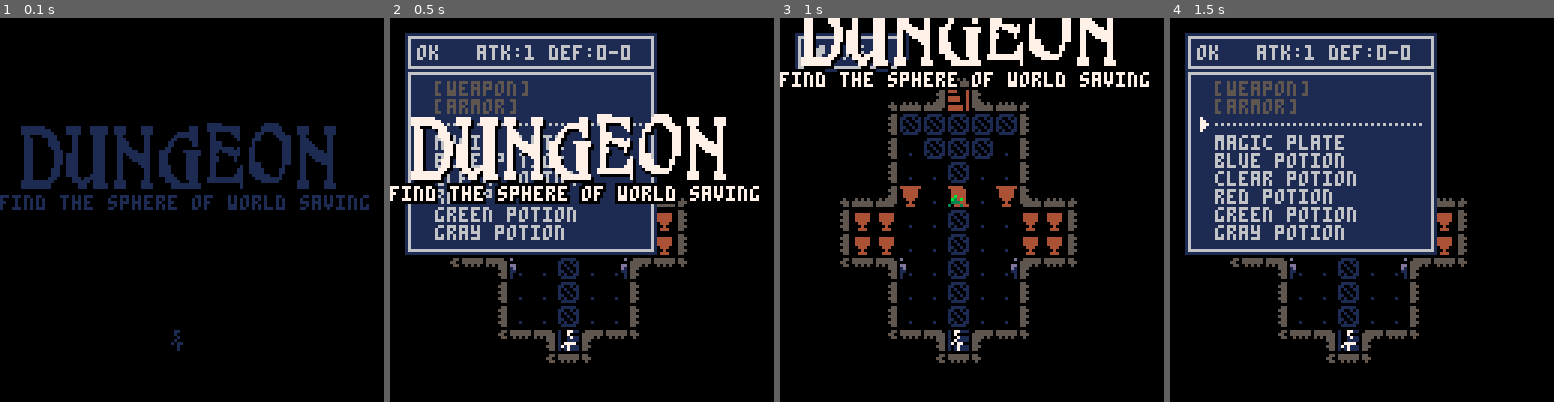
Above: before the commit, frames 1-4 (left to right).
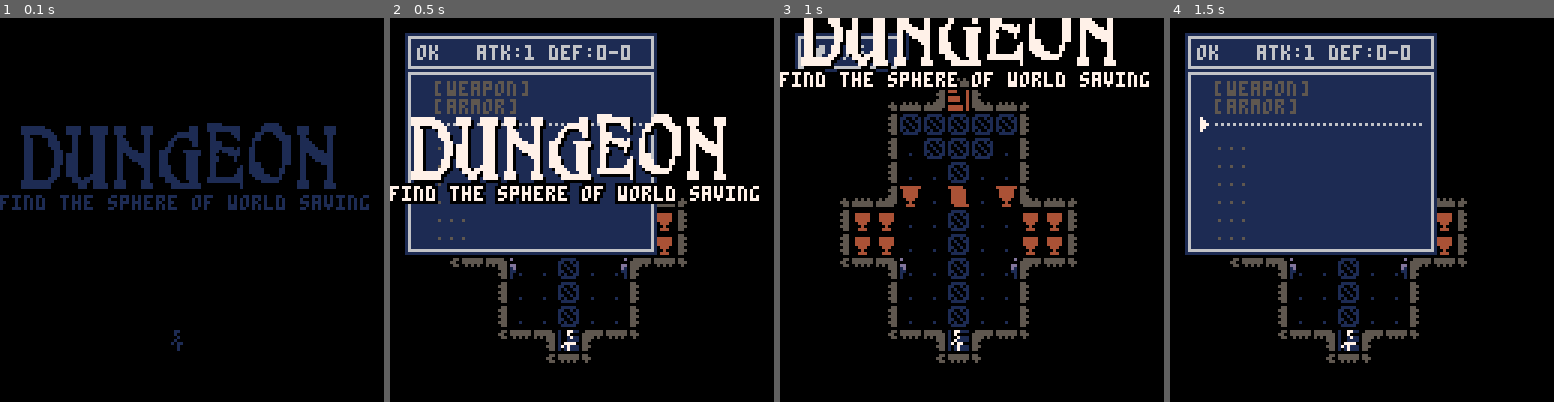
Above: after the commit, the same moments.

Repository: Aeklad/pico8
Game: PICO-8 cartridge rogue.p8
The game is run twice, just before and just after one commit, with the same random seed, the same clock (stepped at 60 frames per second) and the same inputs.
Inputs:
- Up to frame 1 (0.1 s): no input
- Up to frame 2 (0.5 s): tap X (X key) at 0.33 s
- Up to frame 3 (1 s): tap O (Z key) at 0.7 s
- Up to frame 4 (1.5 s): tap X (X key) at 1.07 s

Frame 1 is identical in both runs. In frame 2, 2.0% of the frame differs, in the area x 11-49%, y 30-58%; in frame 3, less than 0.1%; in frame 4, 3.6%.

Commit message:
slime divides

Diff:
--- a/rogue.p8
+++ b/rogue.p8
@@ -41,8 +41,8 @@
 function _update60()
  t+=1
  _upd()
+ dohpwind()
  dofloats()
- dohpwind()
 end
 
 function _draw()
@@ -51,6 +51,9 @@
  if floor>-1 then
   drawind()
   drawlogo()
+ for f in all(float) do
+  oprint8(f.txt,f.x,f.y,f.c,0)
+ end
  end
  --fadeperc=0
  checkfade()
@@ -93,12 +96,12 @@
  talkwind = nil
  hpwind=addwind(5,5,38,13,{})
  thrdx,thrdy=0,-1
- takeitem(12)
- takeitem(13)
- takeitem(14)
- takeitem(15)
- takeitem(16)
- takeitem(17)
+ --takeitem(12)
+ --takeitem(13)
+ --takeitem(14)
+ --takeitem(15)
+ --takeitem(16)
+ --takeitem(17)
  _upd=update_game
  _drw=draw_game
  st_steps,st_kills,st_meals,st_killer=0,0,0,""
@@ -309,9 +312,9 @@
  end
 
 
- for f in all(float) do
-  oprint8(f.txt,f.x,f.y,f.c,0)
- end
+ --for f in all(float) do
+  --oprint8(f.txt,f.x,f.y,f.c,0)
+ --end
  --debug
  if debugmap!=nil then
   for x=0,15 do
@@ -677,6 +680,9 @@
   dmg*=2
  elseif defm.bless>0 then
   dmg=flr(dmg/2)
+ elseif defm.spec=="divide" and defm.charge>0 then
+  divide(defm)
+  defm.charge-=1
  end
  defm.bless=0
  local def=defm.defmin+flr(rnd(defm.defmax-defm.defmin+1))
@@ -746,17 +752,26 @@
  sfx(62)
 end
 
-function rob(mb,target)
+function rob(mb)
  for i= 1,6 do
   local itm=inv[i]
   if itm_type[itm]=="fud" then
-   addfloat("stole!",mb.x*8-30,mb.y*8,5)
+   addfloat(itm_name[itm].." stolen!",32,mb.y*8+10,7)
    eat(itm,mb)
    inv[i]=nil
    break
   else
-   addfloat("foiled!",mb.x*8-5,mb.y*8,7)
-  end
+   print("")
+  end
+ end
+end
+
+function divide(mb)
+ local r=flr(rnd(3))
+ local xoffset=getrnd(dirx)
+ local yoffset=getrnd(diry)
+ if r==2 then
+  addmob(2,mb.x+xoffset,mb.y+yoffset)
  end
 end
 
@@ -1270,8 +1285,9 @@
    hitmob(m,p_mob)
    blessmob(p_mob,-1)
    m.charge-=1
-  elseif m.spec=="steal" then
-   rob(m,target)
+  elseif m.spec=="steal" and m.charge>0 then
+   rob(m)
+   m.charge-=1
   else
    hitmob(m,p_mob)
   end
@@ -1455,7 +1471,7 @@
  mob={}
  if floor>-1 then
   add(mob,p_mob)
-  addmob(5,7,7)
+  --addmob(5,7,7)
  end
  fog=blankmap(0)
  if floor==1 then
